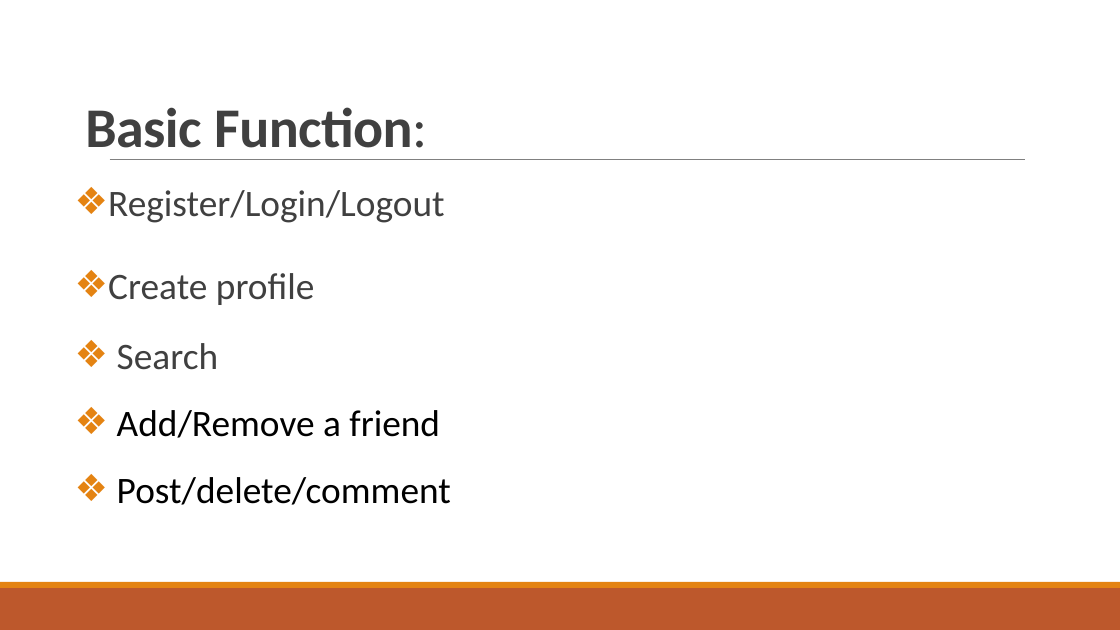
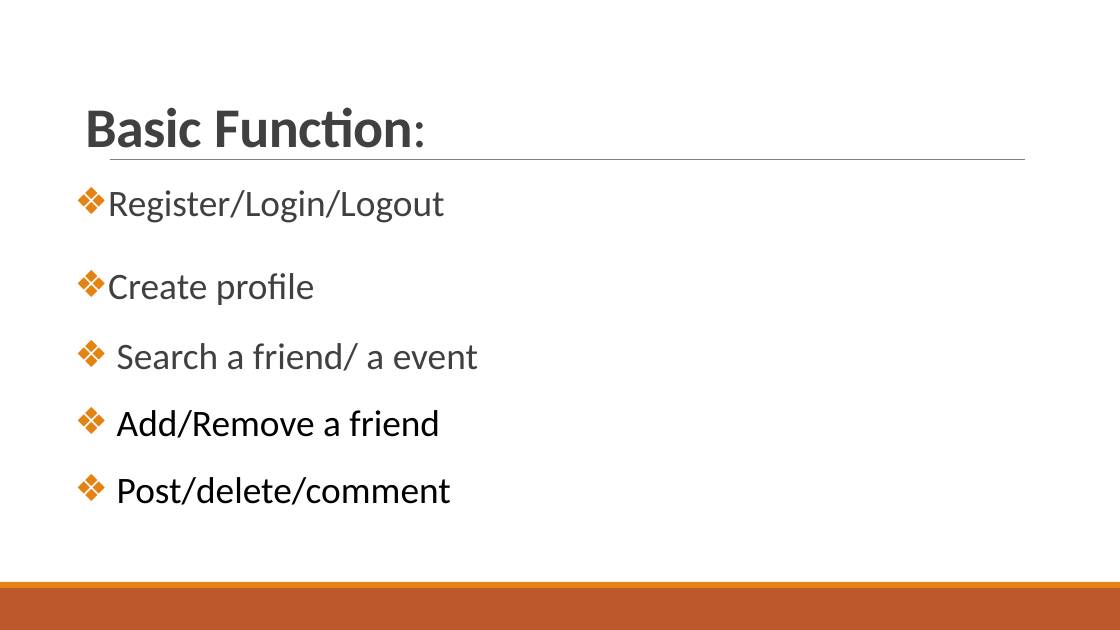
Before and after one commit to FeifeifeiGit/Web_Design_Spring2017, a slide deck: slide 6 of Final/Final Project Proposal.pptx. Drawn at 1120x630 pixels with LibreOffice and Linux fonts; fonts in the diff are those of the drawing. Boxes give left, top, right and bottom in pixels: in the first picture for what was removed or moved away, otherwise in the second. Text is boxed around its words. In the diff, an @@ line names an element or a change of style, - is before the commit and + after.

```diff
--- a/Final/Final Project Proposal.pptx
+++ b/Final/Final Project Proposal.pptx
@@ text at [117,343,478,371]: text changed @@
-❖ Search
+❖ Search a friend/ a event
```
Also in this commit, not shown: 2 other slides changed, 2 slides added, 2 other files.
